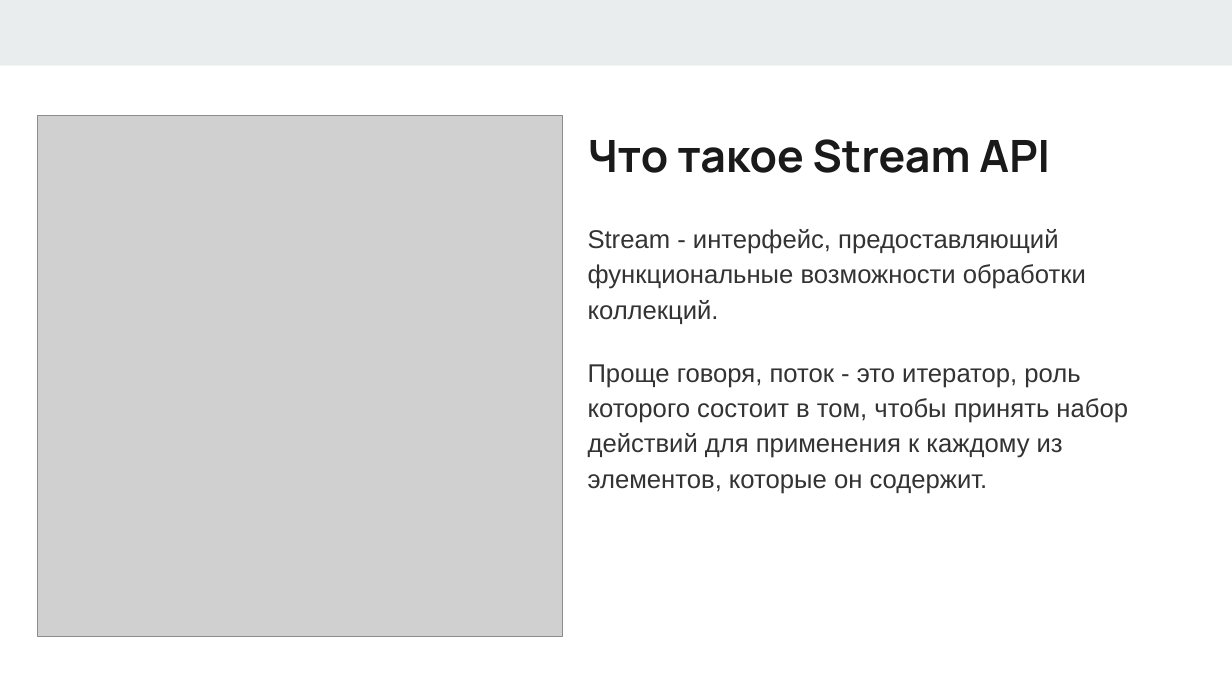
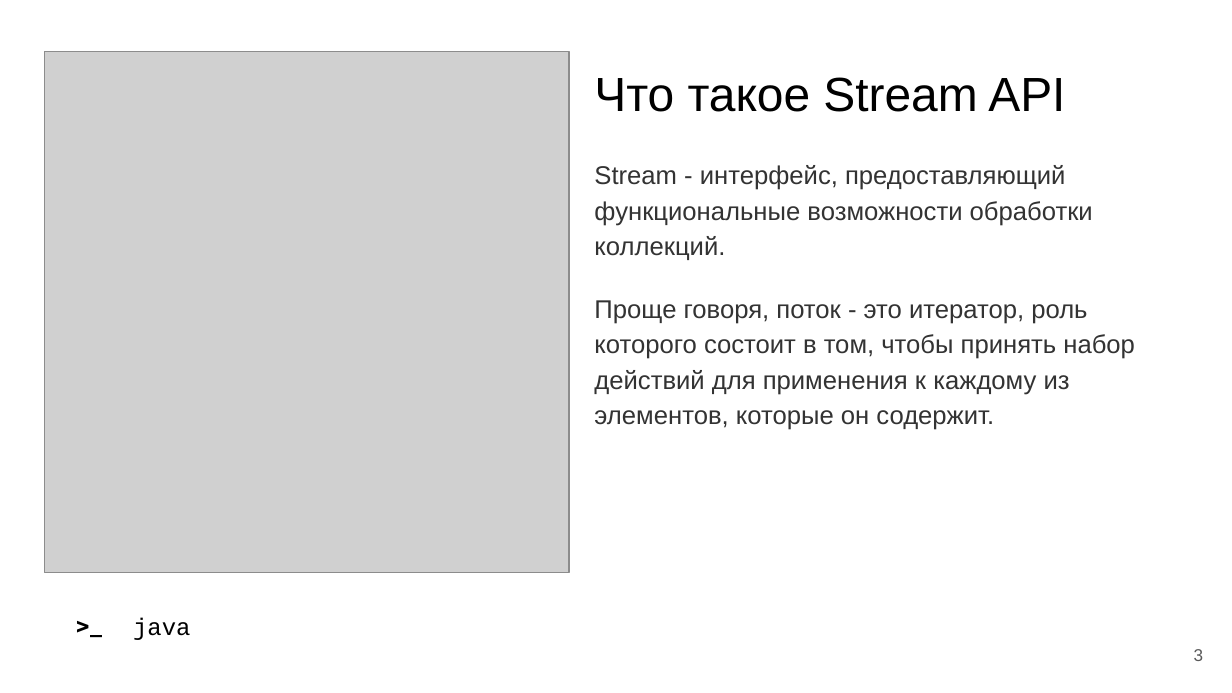
Before and after one commit to vav87/lections, a slide deck: slide 3 of 1.3-stream-api/presentation/Streams.pptx (slide 4 before the commit). Drawn at 1232x693 pixels with LibreOffice and Linux fonts; fonts in the diff are those of the drawing; grey boxes stand for pictures. Boxes give left, top, right and bottom in pixels: in the first picture for what was removed or moved away, otherwise in the second. Text is boxed around its words. In the diff, an @@ line names an element or a change of style, - is before the commit and + after.

```diff
--- a/1.3-stream-api/presentation/Streams.pptx
+++ b/1.3-stream-api/presentation/Streams.pptx
@@ rectangle removed at (0, 0, 1232, 65) @@
@@ picture: place and size @@
-picture at (37, 116, 562, 637)
+picture at (44, 52, 569, 573)
@@ title "Что такое Stream API": place and size @@
-title "Что такое Stream API" at (588, 139, 1050, 173)
+title "Что такое Stream API" at (594, 77, 1065, 112)
@@ title "Что такое Stream API" at (594, 77, 1065, 112): size 26 to 28 pt, font Manrope to Arial, text colour #1A1A1A to #000000, bold off @@
@@ text "Stream - интерфейс, предоставляющий функциональные ...": place and size @@
-text "Stream - интерфейс, предоставляющий функциональные ..." at (588, 229, 1128, 494)
+text "Stream - интерфейс, предоставляющий функциональные ..." at (594, 165, 1135, 430)
@@ text added at (63, 600, 121, 653), 14 pt, text #000000, bold @@
+>_
@@ text added at (133, 618, 191, 640), 14 pt, text #000000 @@
+java
@@ page number added at (1194, 649, 1204, 661), 10 pt, text #595959 @@
+3
```
Also in this commit, not shown: 3 other slides changed, 3 slides added, 5 slides removed, 4 other files.
